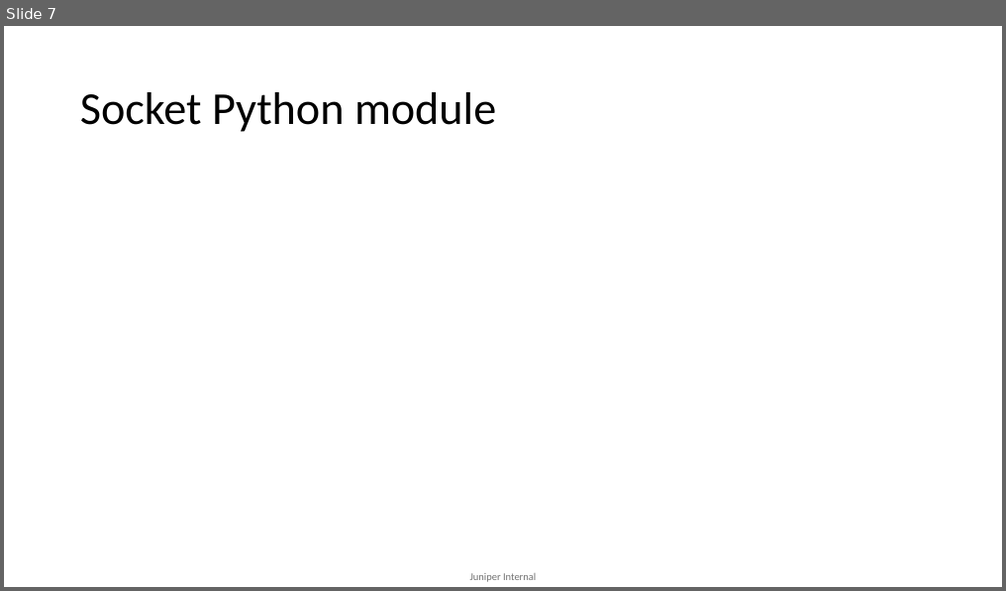
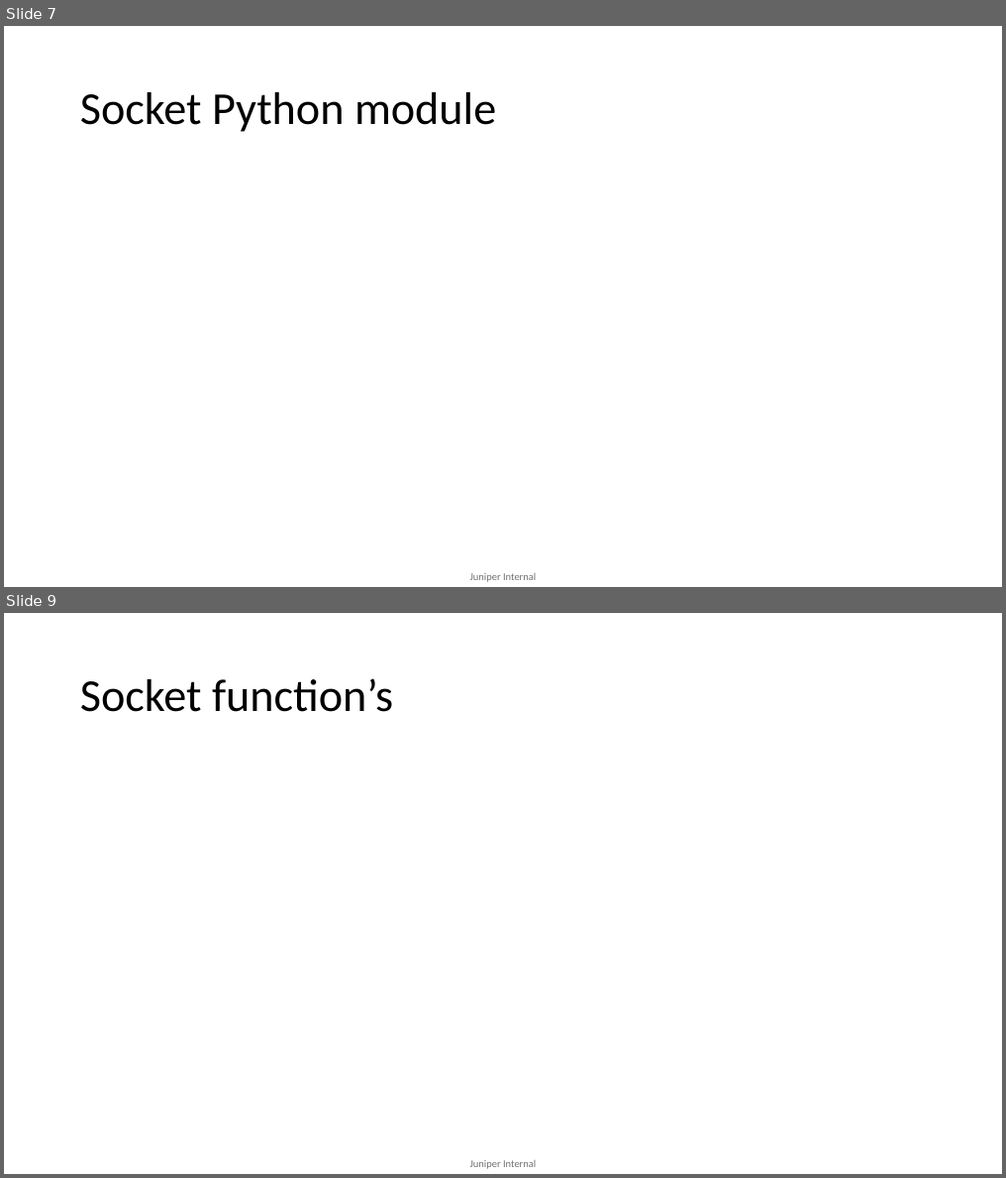
Before and after one commit to mdsathees/Network_programming, a slide deck: Socket-programming-python.pptx. Shown one above the other, each under a label of ours: slide 7 before the commit, slides 7 and 9 after it; the slides between them are not shown. The pictures are 1006x591 and 1006x1178 pixels, drawn with LibreOffice and Linux fonts; fonts in the diff are those of the drawing. Boxes give left, top, right and bottom in pixels: in the first picture for what was removed or moved away, otherwise in the second. Text is boxed around its words. In the diff, an @@ line names an element or a change of style, - is before the commit and + after.

```diff
--- a/Socket-programming-python.pptx
+++ b/Socket-programming-python.pptx
@@ slide 9 added at (4, 613, 1002, 1174), background #FFFFFF; not listed: 1 template element that a slide beside it also shows @@
@@ title added at (80, 678, 393, 712), 44 pt, text #000000 @@
+Socket function’s
```
Also in this commit, not shown: 5 slides changed, 2 other slides added.
